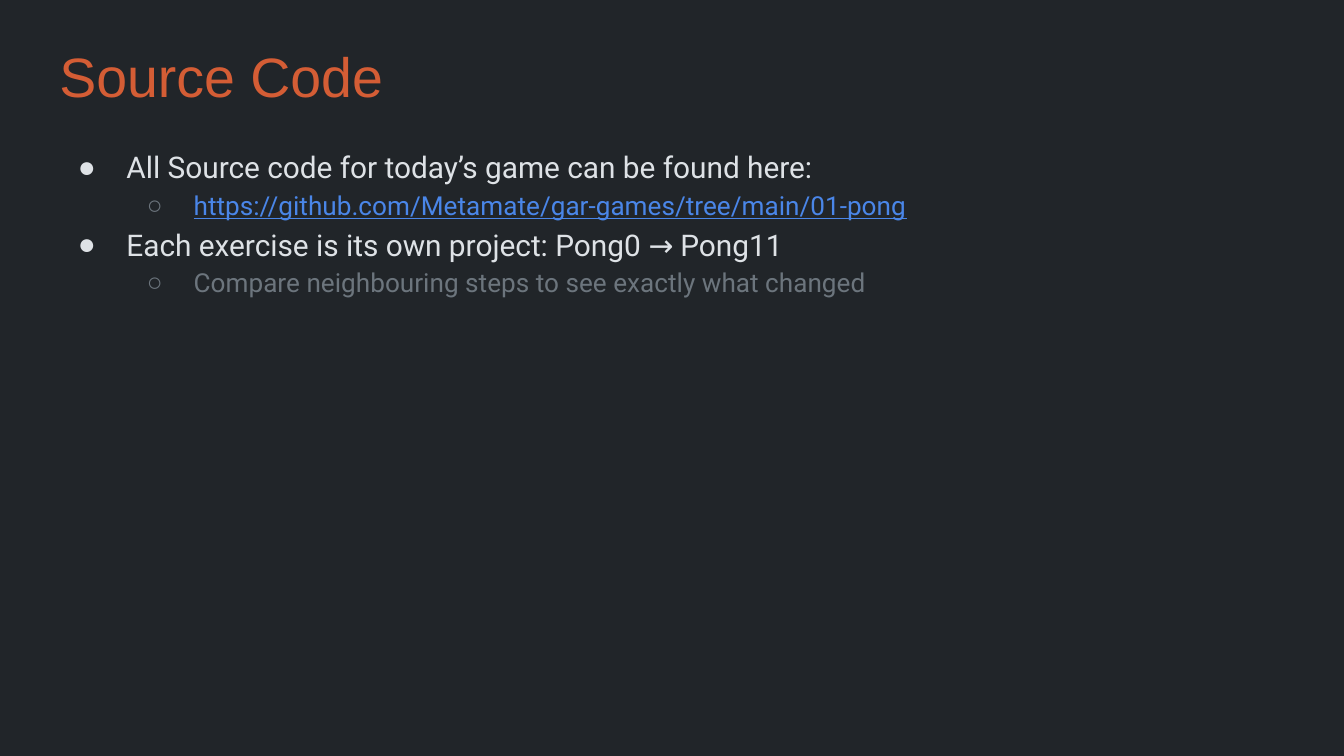
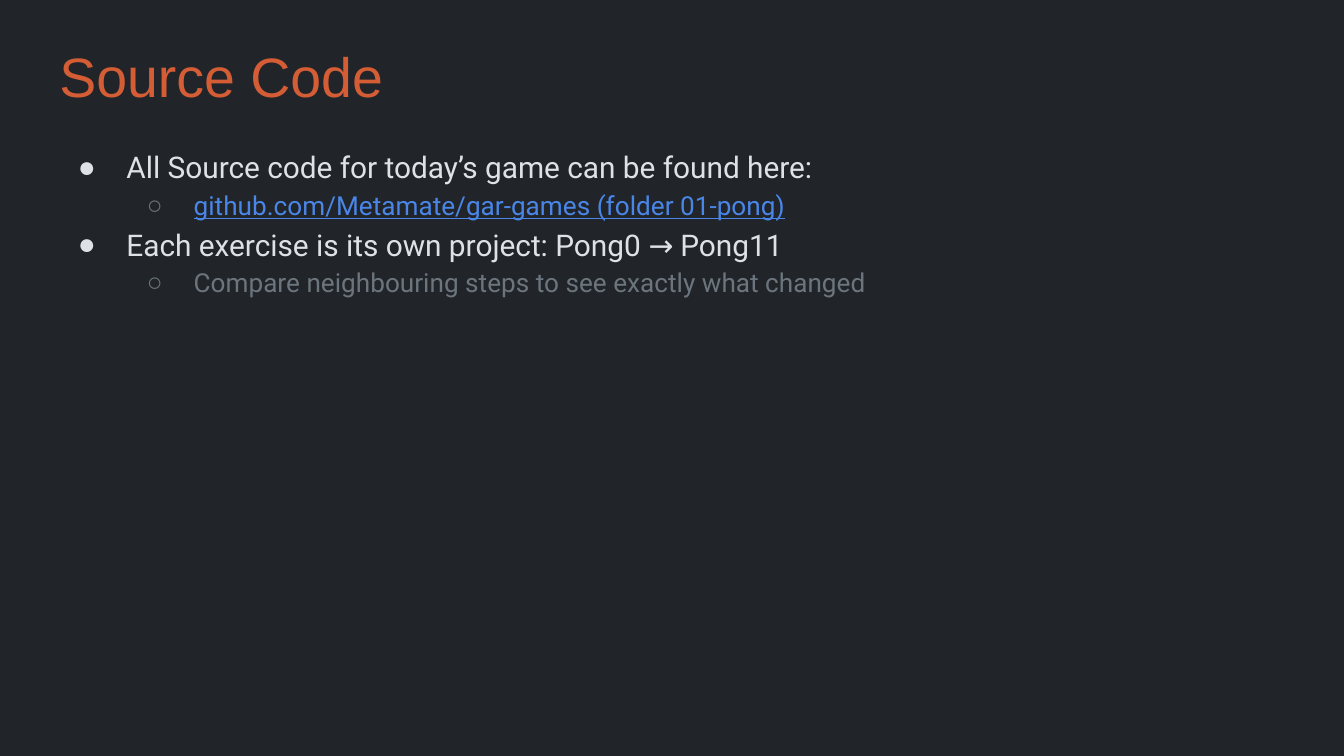
Before and after one commit to Metamate/gar, a slide deck: slide 17 of slides/01 Pong.pptx. Drawn at 1344x756 pixels with LibreOffice and Linux fonts; fonts in the diff are those of the drawing. Boxes give left, top, right and bottom in pixels: in the first picture for what was removed or moved away, otherwise in the second. Text is boxed around its words. In the diff, an @@ line names an element or a change of style, - is before the commit and + after.

```diff
--- a/slides/01 Pong.pptx
+++ b/slides/01 Pong.pptx
@@ text at [194, 194, 785, 221]: text changed @@
-  ○ https://github.com/Metamate/gar-games/tree/main/01-pong
+  ○ github.com/Metamate/gar-games (folder 01-pong)
```
Also in this commit, not shown: 7 other files.
